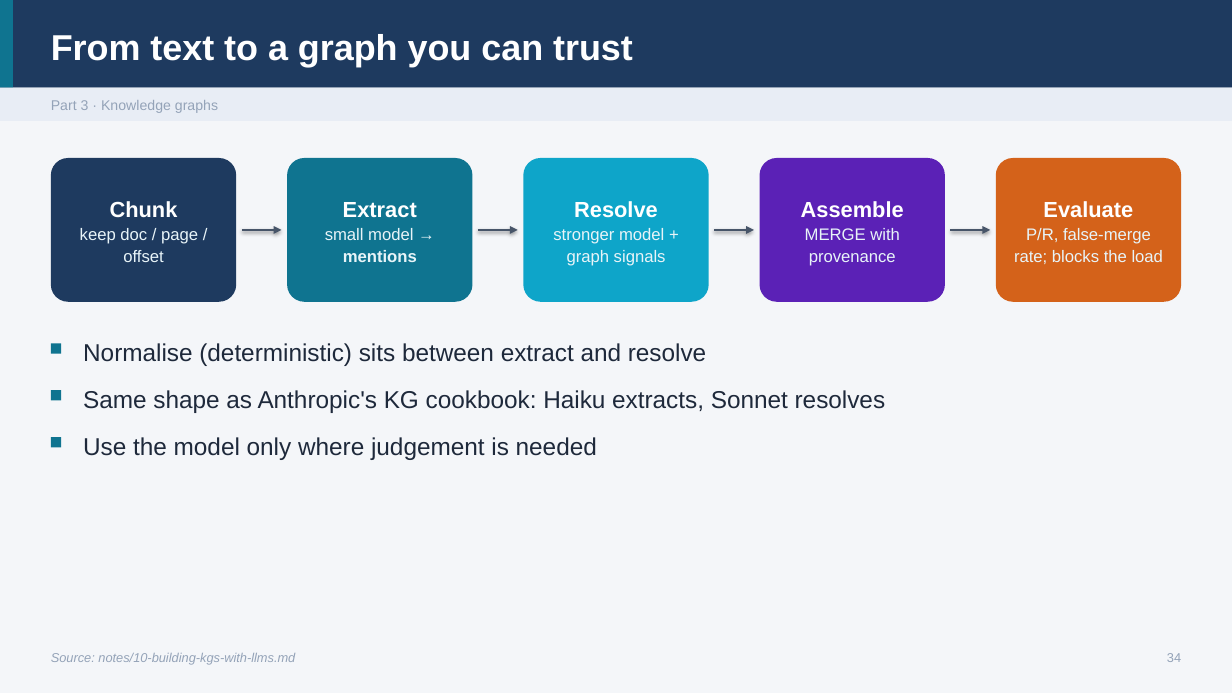
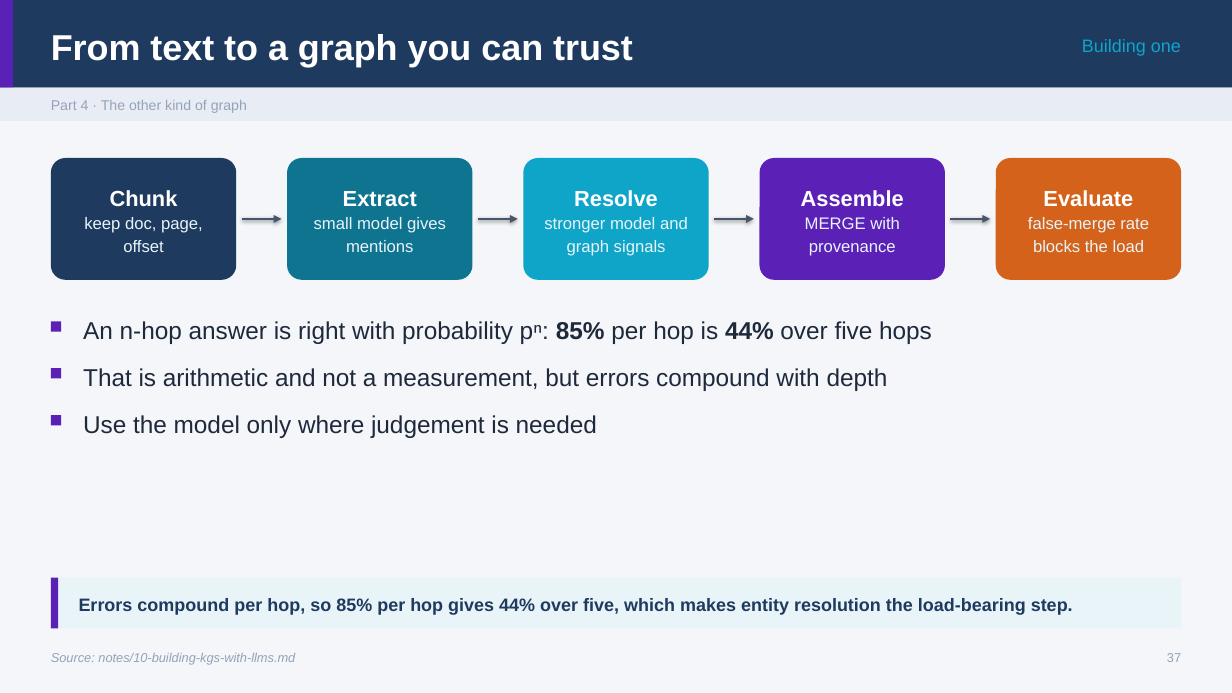
Before and after one commit to ramseywise/learn-ai-engineering, a slide deck: slide 37 of ai-engineering/05-graph-engineering/slides/graph-engineering.pptx (slide 34 before the commit). Drawn at 1232x693 pixels with LibreOffice and Linux fonts; fonts in the diff are those of the drawing. Boxes give left, top, right and bottom in pixels: in the first picture for what was removed or moved away, otherwise in the second. Text is boxed around its words. In the diff, an @@ line names an element or a change of style, - is before the commit and + after.

```diff
--- a/ai-engineering/05-graph-engineering/slides/graph-engineering.pptx
+++ b/ai-engineering/05-graph-engineering/slides/graph-engineering.pptx
@@ text added at bbox=[1082, 39, 1181, 56], 14 pt, text #0EA5C9 @@
+Building one
@@ text at bbox=[51, 100, 247, 113]: text changed @@
-Part 3 · Knowledge graphs
+Part 4 · The other kind of graph
@@ rounded rectangle: place and size @@
-rounded rectangle at bbox=[51, 158, 237, 302]
+rounded rectangle at bbox=[51, 158, 237, 280]
@@ rounded rectangle: place and size @@
-rounded rectangle at bbox=[287, 158, 473, 302]
+rounded rectangle at bbox=[287, 158, 473, 280]
@@ rounded rectangle: place and size @@
-rounded rectangle at bbox=[523, 158, 709, 302]
+rounded rectangle at bbox=[523, 158, 709, 280]
@@ rounded rectangle: place and size @@
-rounded rectangle at bbox=[760, 158, 945, 302]
+rounded rectangle at bbox=[760, 158, 945, 280]
@@ text "Assemble": place and size @@
-text "Assemble" at bbox=[801, 201, 904, 266]
+text "Assemble" at bbox=[801, 190, 904, 256]
@@ rounded rectangle: place and size @@
-rounded rectangle at bbox=[996, 158, 1182, 302]
+rounded rectangle at bbox=[996, 158, 1182, 280]
@@ text at bbox=[84, 217, 203, 252]: text changed @@
-keep doc / page / offset
+keep doc, page, offset
@@ text at bbox=[314, 217, 446, 252]: text changed @@
-small model → mentions
+small model gives mentions
@@ text at bbox=[544, 217, 688, 256]: text changed @@
-stronger model + graph signals
+stronger model and graph signals
@@ 4 arrows: place and size @@
-4 arrows at bbox=[242, 230, 991, 230]
+4 arrows at bbox=[242, 219, 991, 219]
@@ text at bbox=[1028, 217, 1149, 252]: text changed @@
-P/R, false-merge rate; blocks the load
+false-merge rate blocks the load
@@ 3 rectangles, 1 text: place and size @@
-3 rectangles, 1 text at bbox=[51, 344, 597, 460]
+3 rectangles, 1 text at bbox=[51, 322, 597, 438]
@@ fill #0F7490 to #5B21B6 in 4 elements at bbox=[0, 0, 13, 88], bbox=[51, 369, 61, 379], bbox=[51, 415, 61, 425], bbox=[51, 322, 61, 332] @@
@@ text added at bbox=[83, 321, 932, 344], 19 pt, text #1E293B @@
+An n-hop answer is right with probability pⁿ: 85% per hop is 44% over five hops
@@ text removed at bbox=[83, 343, 706, 366] @@
-Normalise (deterministic) sits between extract and resolve
@@ text added at bbox=[83, 368, 888, 391], 19 pt, text #1E293B @@
+That is arithmetic and not a measurement, but errors compound with depth
@@ text removed at bbox=[83, 390, 886, 413] @@
-Same shape as Anthropic's KG cookbook: Haiku extracts, Sonnet resolves
@@ rectangle added at bbox=[51, 578, 1181, 628], fill #E8F4F8 @@
@@ rectangle added at bbox=[51, 578, 58, 628], fill #5B21B6 @@
@@ text added at bbox=[79, 598, 1073, 615], 14 pt, text #1E3A5F, bold @@
+Errors compound per hop, so 85% per hop gives 44% over five, which makes entity resolution the load-bearing step.
@@ text at bbox=[1167, 653, 1181, 662]: text changed @@
-34
+37
```
Also in this commit, not shown: 37 other slides changed, 13 slides added, 16 slides removed, 44 other files.
